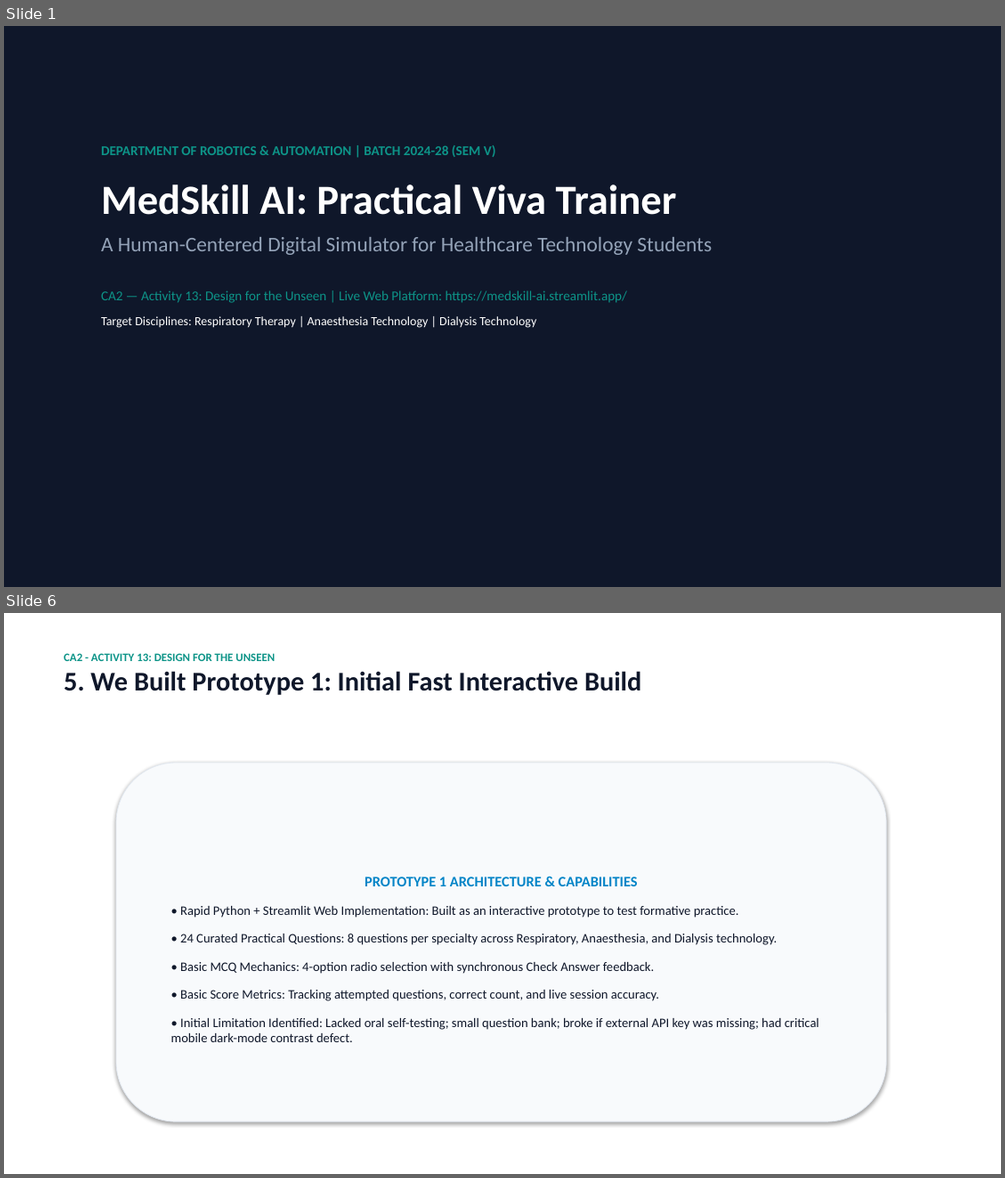
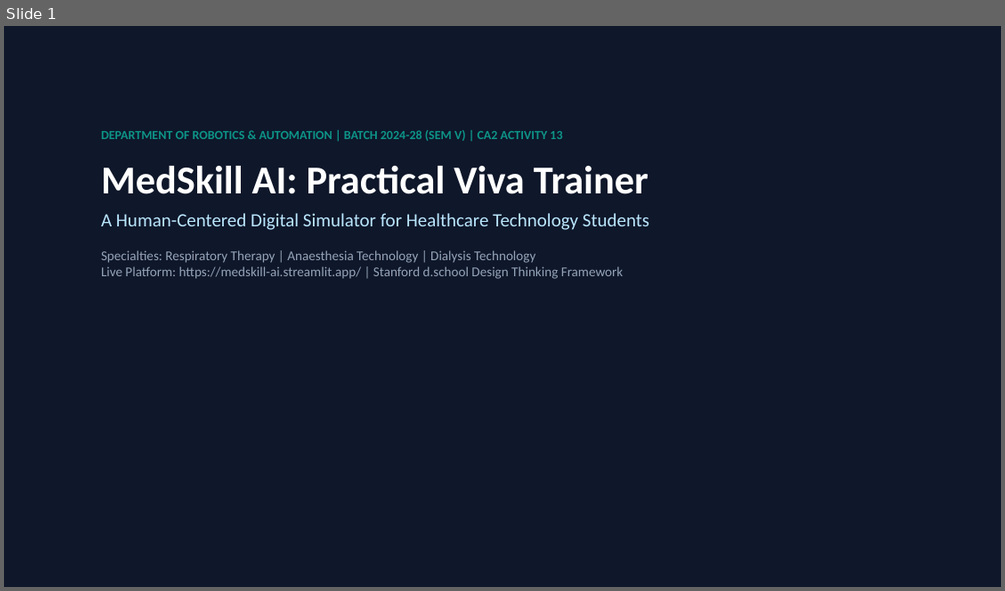
Before and after one commit to Tarun-Teja-74/MEDskill-ai, a slide deck: MedSkill_AI_Final_Presentation.pptx. Shown one above the other, each under a label of ours: slides 1 and 6 before the commit, slide 1 after it; the slides between them are not shown. The pictures are 1005x1178 and 1005x591 pixels, drawn with LibreOffice and Linux fonts; fonts in the diff are those of the drawing. Boxes give left, top, right and bottom in pixels: in the first picture for what was removed or moved away, otherwise in the second. Text is boxed around its words. In the diff, an @@ line names an element or a change of style, - is before the commit and + after.

Commit message:
Add Chatbot vs Dedicated Viva Trainer comparative analysis, 30s timer, and cram sheet features across presentation and report

```diff
--- a/MedSkill_AI_Final_Presentation.pptx
+++ b/MedSkill_AI_Final_Presentation.pptx
@@ slide 6 removed at <box>4,613,1001,1174</box>, background #FFFFFF @@
@@ text removed at <box>64,653,641,695</box> @@
-CA2 - ACTIVITY 13: DESIGN FOR THE UNSEEN
-5. We Built Prototype 1: Initial Fast Interactive Build
@@ rounded rectangle removed at <box>116,763,886,1121</box> @@
-PROTOTYPE 1 ARCHITECTURE & CAPABILITIES
-• Rapid Python + Streamlit Web Implementation: Built as an interactive prototype to test formative practice.
-• 24 Curated Practical Questions: 8 questions per specialty across Respiratory, Anaesthesia, and Dialysis technology.
-• Basic MCQ Mechanics: 4-option radio selection with synchronous Check Answer feedback.
-• Basic Score Metrics: Tracking attempted questions, correct count, and live session accuracy.
-• Initial Limitation Identified: Lacked oral self-testing; small question bank; broke if external API key was missing; had critical mobile dark-mode contrast defect.
@@ slide 1 changed as well @@
@@ text "DEPARTMENT OF ROBOTICS & AUTOMATION ...": place and size @@
-text "DEPARTMENT OF ROBOTICS & AUTOMATION ..." at <box>101,145,712,328</box>
+text "DEPARTMENT OF ROBOTICS & AUTOMATION ..." at <box>101,130,649,279</box>
@@ text at <box>101,130,562,141</box>: text changed; size 13 to 12 pt @@
-DEPARTMENT OF ROBOTICS & AUTOMATION | BATCH 2024-28 (SEM V)
+DEPARTMENT OF ROBOTICS & AUTOMATION | BATCH 2024-28 (SEM V) | CA2 ACTIVITY 13
@@ text at <box>101,166,649,230</box>: size 40 to 38 pt in "MedSkill AI: Practical Viva Trainer"; size 20 to 18 pt, text colour #94A3B8 to #BAE6FD in "A Human-Centered Digital Simulator for Healthcare Technology ..."; less space between paragraphs @@
@@ text at <box>101,250,623,279</box>: text changed; text colour #0D9488 to #94A3B8 @@
-CA2 — Activity 13: Design for the Unseen | Live Web Platform: https://medskill-ai.streamlit.app/
-Target Disciplines: Respiratory Therapy | Anaesthesia Technology | Dialysis Technology
+Specialties: Respiratory Therapy | Anaesthesia Technology | Dialysis Technology
+Live Platform: https://medskill-ai.streamlit.app/ | Stanford d.school Design Thinking Framework
```
Also in this commit, not shown: 5 other slides changed, 2 slides added, 1 other slide removed, 4 other files.
